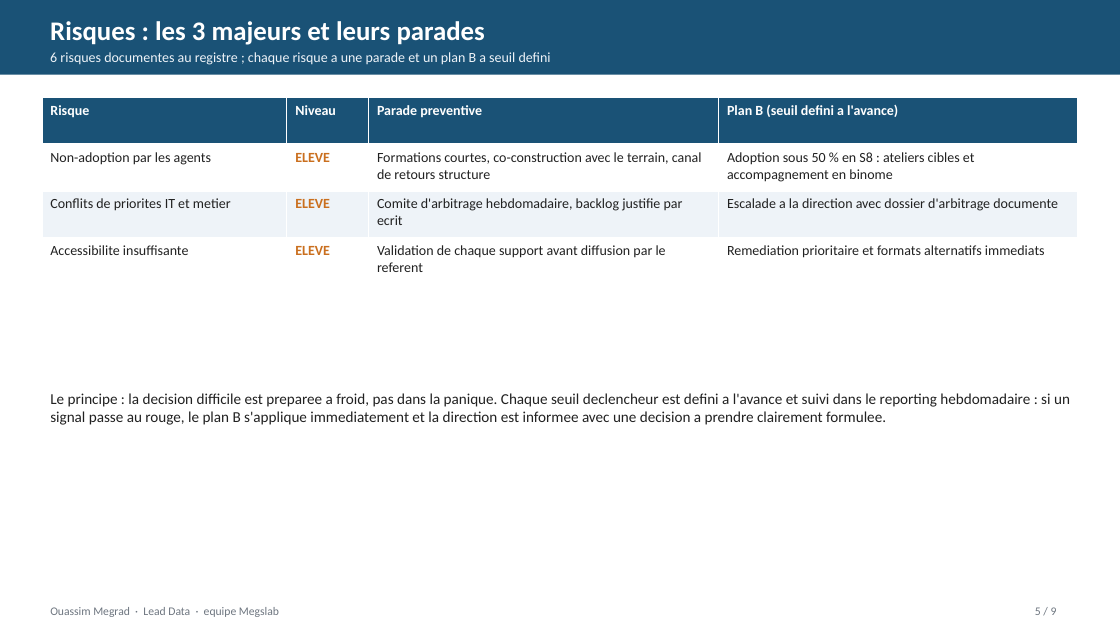
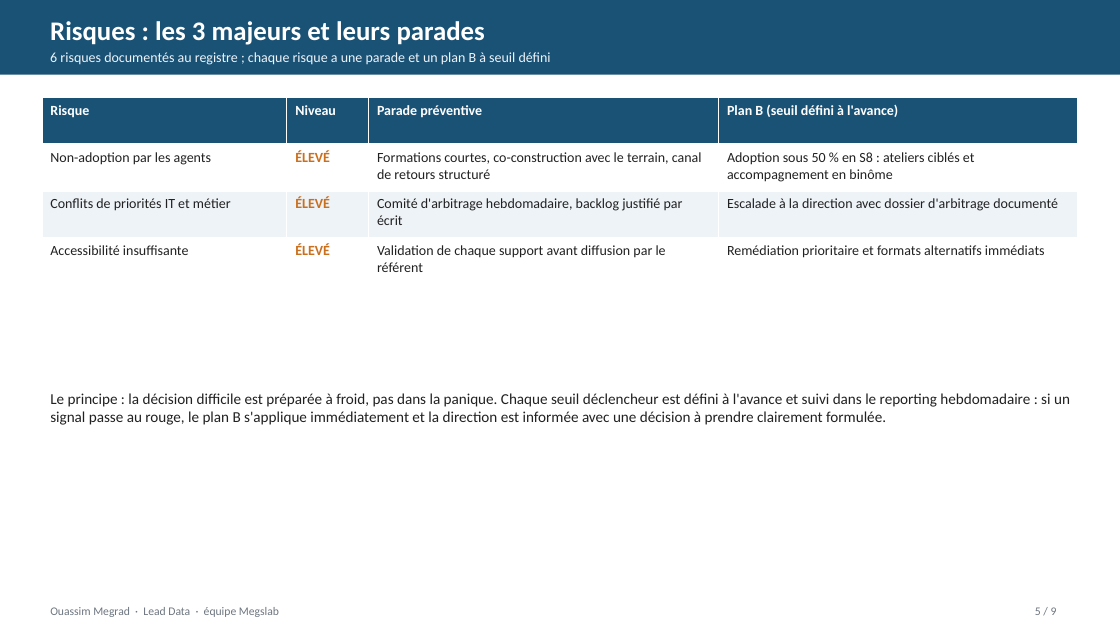
Before and after one commit to ouassim16wass/bloc_e4, a slide deck: slide 5 of livrables/support_reporting_direction.pptx. Drawn at 1120x630 pixels with LibreOffice and Linux fonts; fonts in the diff are those of the drawing. Boxes give left, top, right and bottom in pixels: in the first picture for what was removed or moved away, otherwise in the second. Text is boxed around its words. In the diff, an @@ line names an element or a change of style, - is before the commit and + after.

```diff
--- a/livrables/support_reporting_direction.pptx
+++ b/livrables/support_reporting_direction.pptx
@@ text at (x1=50, y1=52, x2=551, y2=65): text changed @@
-6 risques documentes au registre ; chaque risque a une parade et un plan B a seuil defini
+6 risques documentés au registre ; chaque risque a une parade et un plan B à seuil défini
@@ table at (x1=42, y1=98, x2=1079, y2=285) @@
-row 1, column 3: Parade preventive
+row 1, column 3: Parade préventive
-row 1, column 4: Plan B (seuil defini a l'avance)
+row 1, column 4: Plan B (seuil défini à l'avance)
-row 2: Non-adoption par les agents | ELEVE | Formations courtes, co-construction avec le terrain, canal de retours structure | Adoption sous 50 % en S8 : ateliers cibles et accompagnement en binome
+row 2: Non-adoption par les agents | ÉLEVÉ | Formations courtes, co-construction avec le terrain, canal de retours structuré | Adoption sous 50 % en S8 : ateliers ciblés et accompagnement en binôme
-row 3: Conflits de priorites IT et metier | ELEVE | Comite d'arbitrage hebdomadaire, backlog justifie par ecrit | Escalade a la direction avec dossier d'arbitrage documente
+row 3: Conflits de priorités IT et métier | ÉLEVÉ | Comité d'arbitrage hebdomadaire, backlog justifié par écrit | Escalade à la direction avec dossier d'arbitrage documenté
-row 4: Accessibilite insuffisante | ELEVE | Validation de chaque support avant diffusion par le referent | Remediation prioritaire et formats alternatifs immediats
+row 4: Accessibilité insuffisante | ÉLEVÉ | Validation de chaque support avant diffusion par le référent | Remédiation prioritaire et formats alternatifs immédiats
@@ text at (x1=50, y1=393, x2=1070, y2=425): text changed @@
-Le principe : la decision difficile est preparee a froid, pas dans la panique. Chaque seuil declencheur est defini a l'avance et suivi dans le reporting hebdomadaire : si un signal passe au rouge, le plan B s'applique immediatement et la direction est informee avec une decision a prendre clairement formulee.
+Le principe : la décision difficile est préparée à froid, pas dans la panique. Chaque seuil déclencheur est défini à l'avance et suivi dans le reporting hebdomadaire : si un signal passe au rouge, le plan B s'applique immédiatement et la direction est informée avec une décision à prendre clairement formulée.
```
Also in this commit, not shown: 8 other slides changed, 1 other file.
